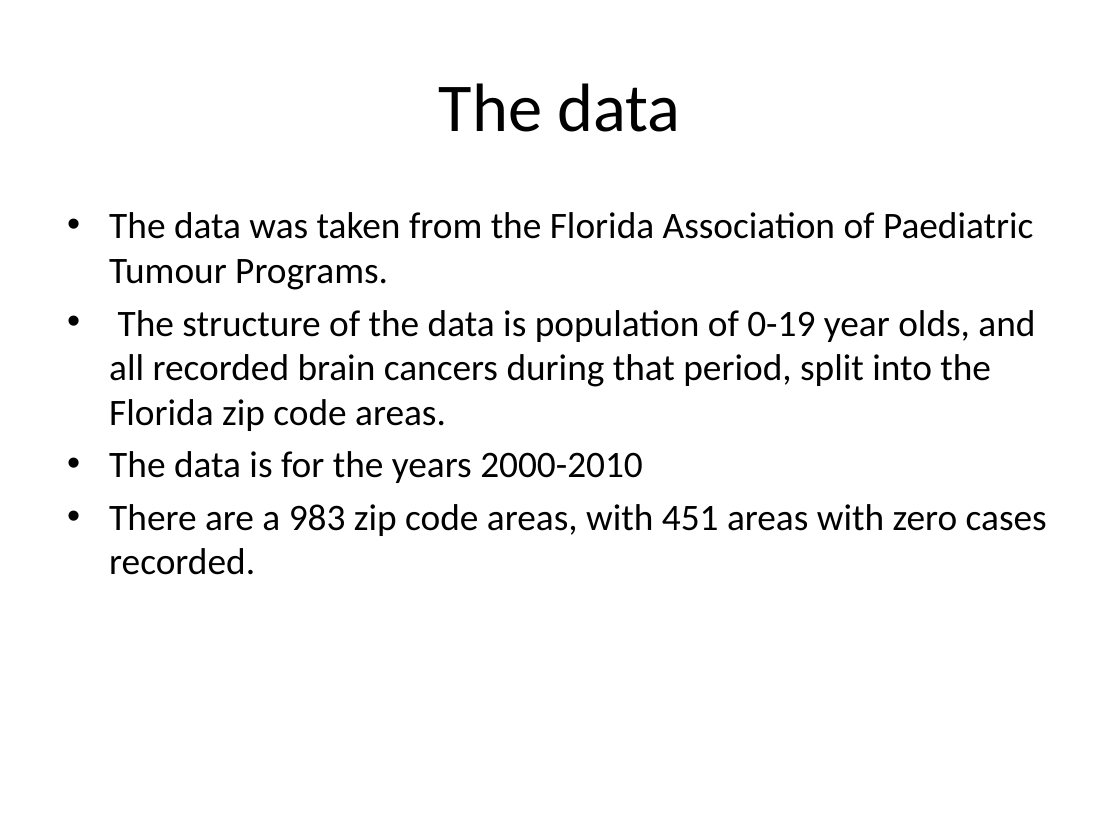
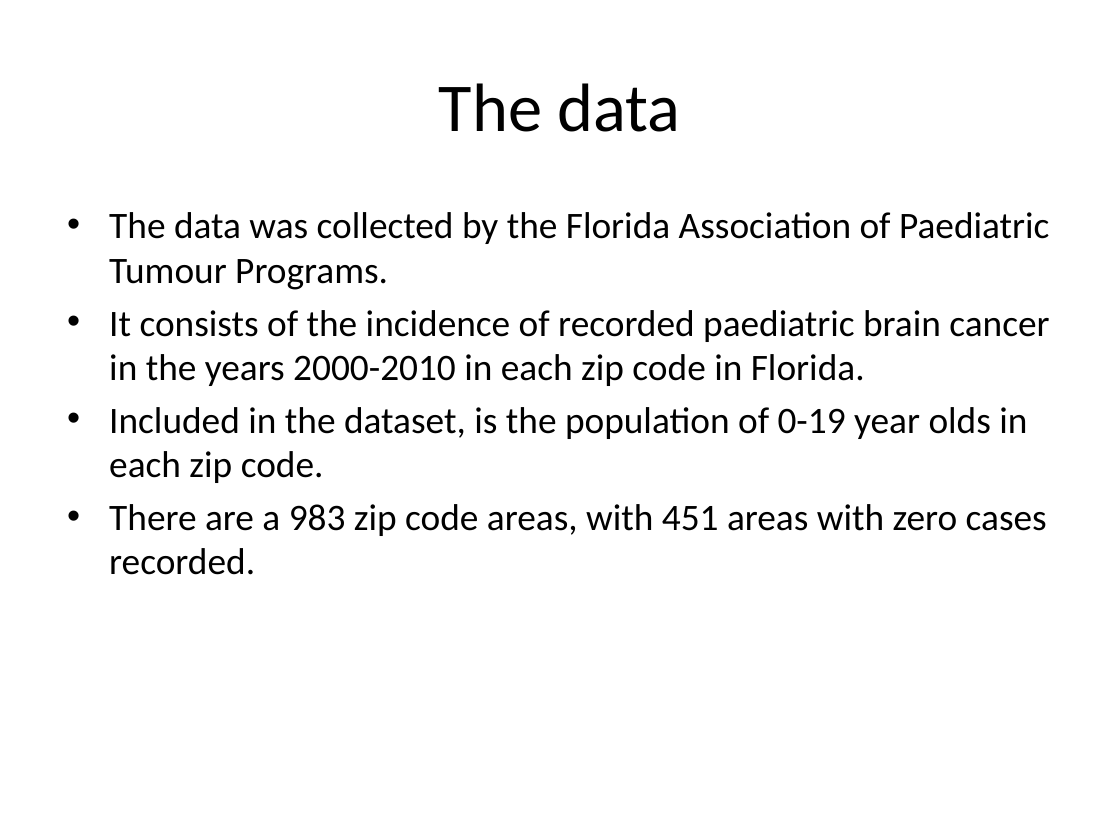
Before and after one commit to mertz2001/stat-inference, a slide deck: slide 3 of STAT3013 Project draft5.pptx. Drawn at 1120x840 pixels with LibreOffice and Linux fonts; fonts in the diff are those of the drawing. Boxes give left, top, right and bottom in pixels: in the first picture for what was removed or moved away, otherwise in the second. Text is boxed around its words. In the diff, an @@ line names an element or a change of style, - is before the commit and + after.

```diff
--- a/STAT3013 Project draft5.pptx
+++ b/STAT3013 Project draft5.pptx
@@ text at [109,212,1049,483]: text changed @@
-• The data was taken from the Florida Association of Paediatric Tumour Programs.
-• The structure of the data is population of 0-19 year olds, and all recorded brain cancers during that period, split into the Florida zip code areas.
-• The data is for the years 2000-2010
+• The data was collected by the Florida Association of Paediatric Tumour Programs.
+• It consists of the incidence of recorded paediatric brain cancer in the years 2000-2010 in each zip code in Florida.
+• Included in the dataset, is the population of 0-19 year olds in each zip code.
```
Also in this commit, not shown: 5 other slides changed, 1 slide added, 1 other file.
